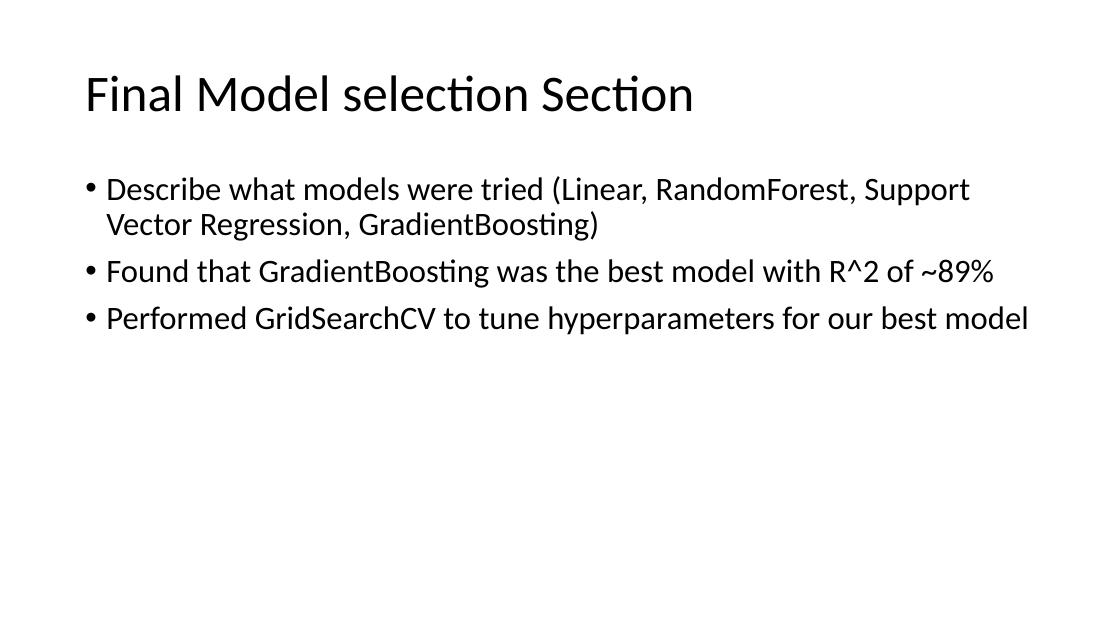
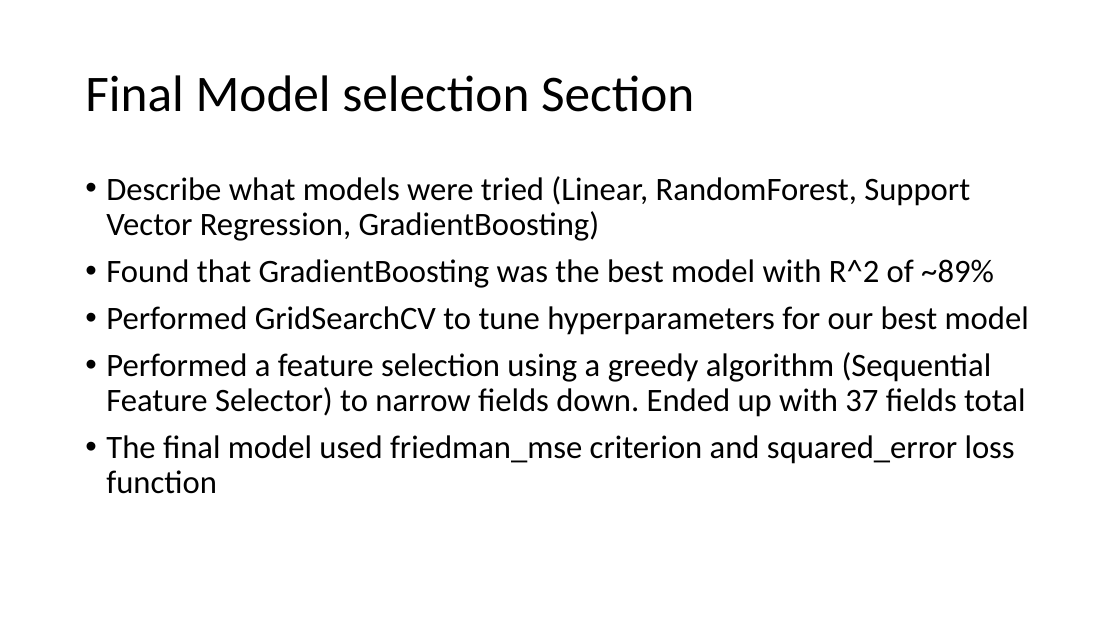
Before and after one commit to lelandjmurrin/Ames_Housing_Project, a slide deck: slide 12 of Ames_Housing_Project_Presentation.pptx (slide 10 before the commit). Drawn at 1120x630 pixels with LibreOffice and Linux fonts; fonts in the diff are those of the drawing. Boxes give left, top, right and bottom in pixels: in the first picture for what was removed or moved away, otherwise in the second. Text is boxed around its words. In the diff, an @@ line names an element or a change of style, - is before the commit and + after.

```diff
--- a/Ames_Housing_Project_Presentation.pptx
+++ b/Ames_Housing_Project_Presentation.pptx
@@ text at <box>106,352,1025,494</box>: paragraphs added @@
+• Performed a feature selection using a greedy algorithm (Sequential Feature Selector) to narrow fields down. Ended up with 37 fields total
+• The final model used friedman_mse criterion and squared_error loss function
```
Also in this commit, not shown: 2 other slides changed, 2 slides added, 8 other files.
